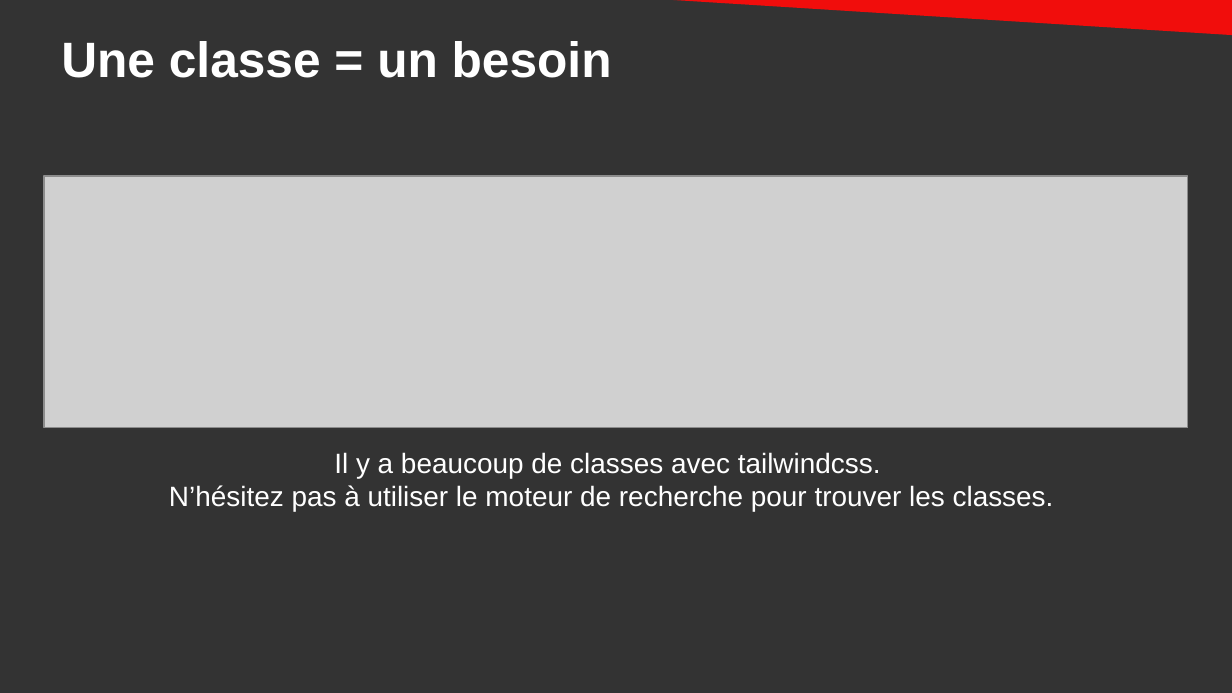
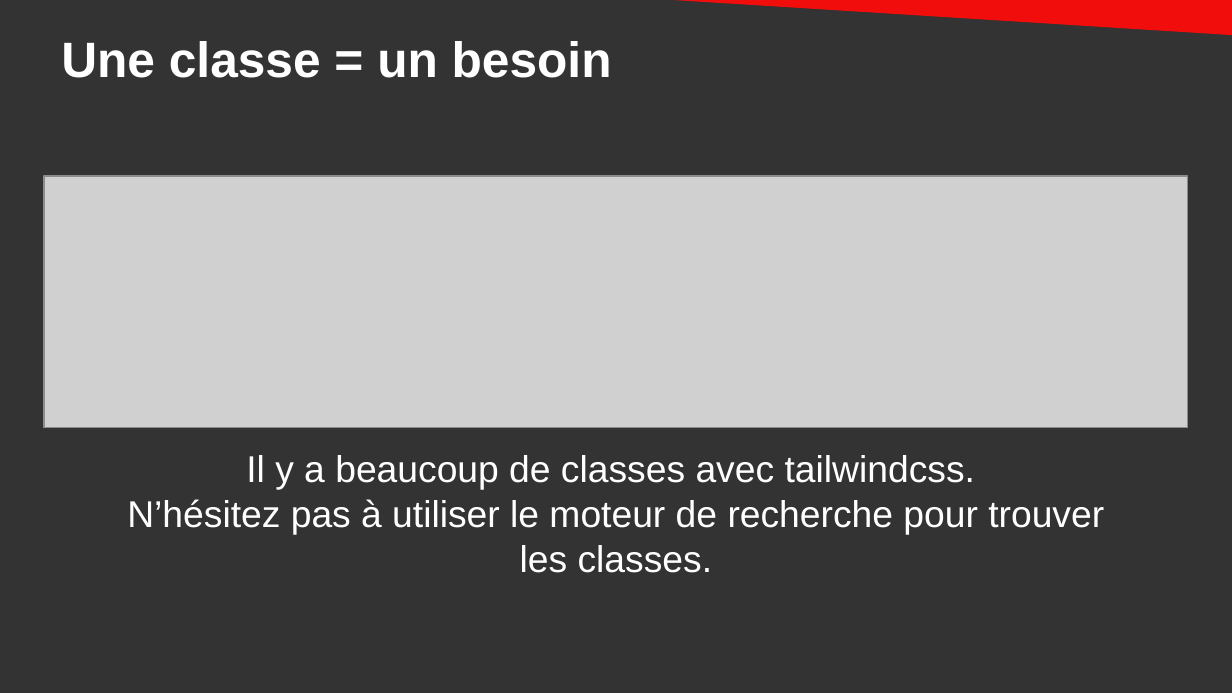
Before and after one commit to DanYellow/cours, a slide deck: slide 17 of integration-web-s2/travaux-pratiques/numero-4/presentation.odp. Drawn at 1232x693 pixels with LibreOffice and Linux fonts; fonts in the diff are those of the drawing; grey boxes stand for pictures. Boxes give left, top, right and bottom in pixels: in the first picture for what was removed or moved away, otherwise in the second. Text is boxed around its words. In the diff, an @@ line names an element or a change of style, - is before the commit and + after.

Commit message:
R2.12 - Update tailwindcss course

```diff
--- a/integration-web-s2/travaux-pratiques/numero-4/presentation.odp
+++ b/integration-web-s2/travaux-pratiques/numero-4/presentation.odp
@@ text "Il y a beaucoup de ...": place and size @@
-text "Il y a beaucoup de ..." at box(169, 452, 1054, 512)
+text "Il y a beaucoup de ..." at box(127, 455, 1104, 573)
@@ text "Il y a beaucoup de ..." at box(127, 455, 1104, 573): size 18 to 24 pt @@
```
Also in this commit, not shown: 13 other slides changed, 1 slide added, 1 slide removed, 2 other files.
